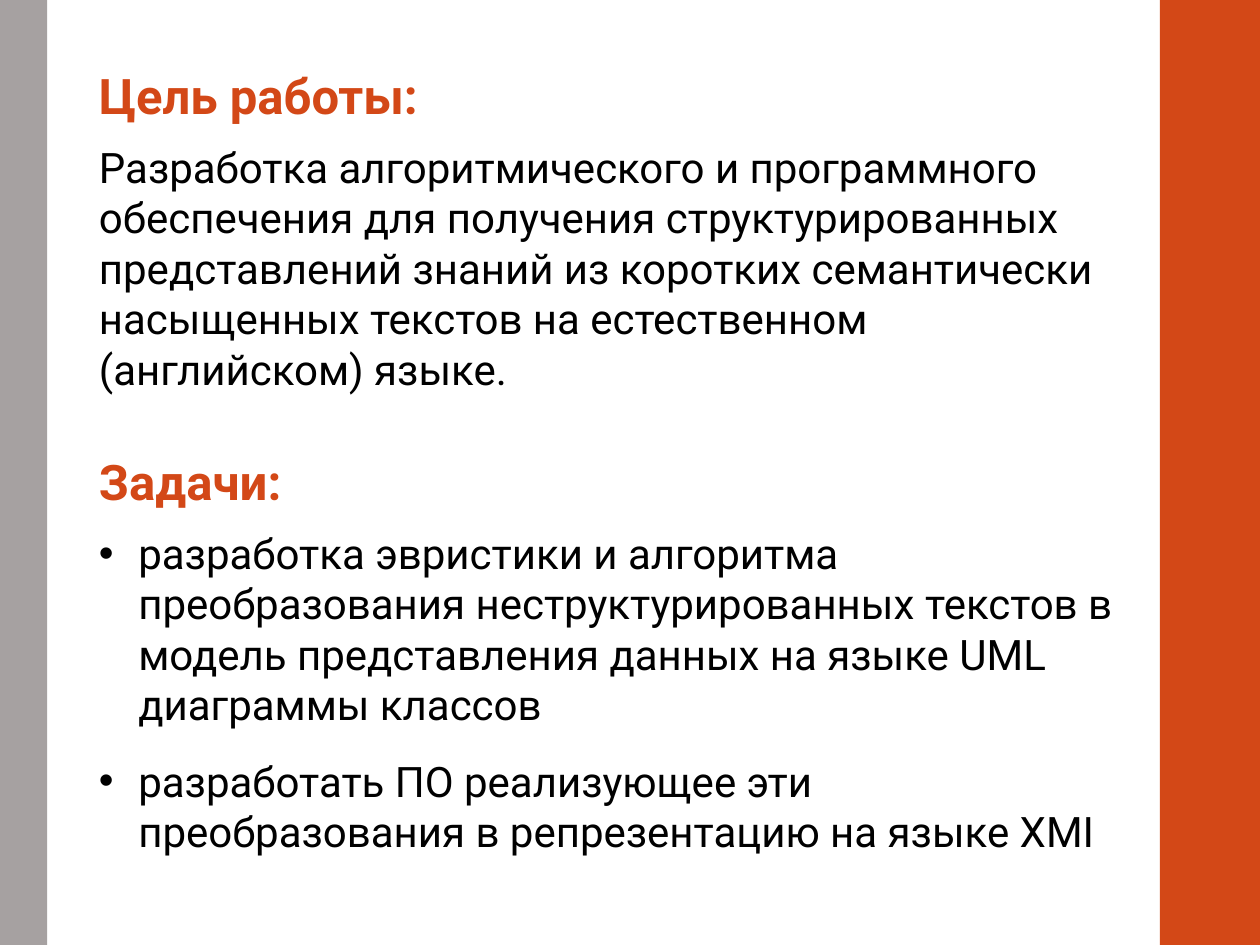
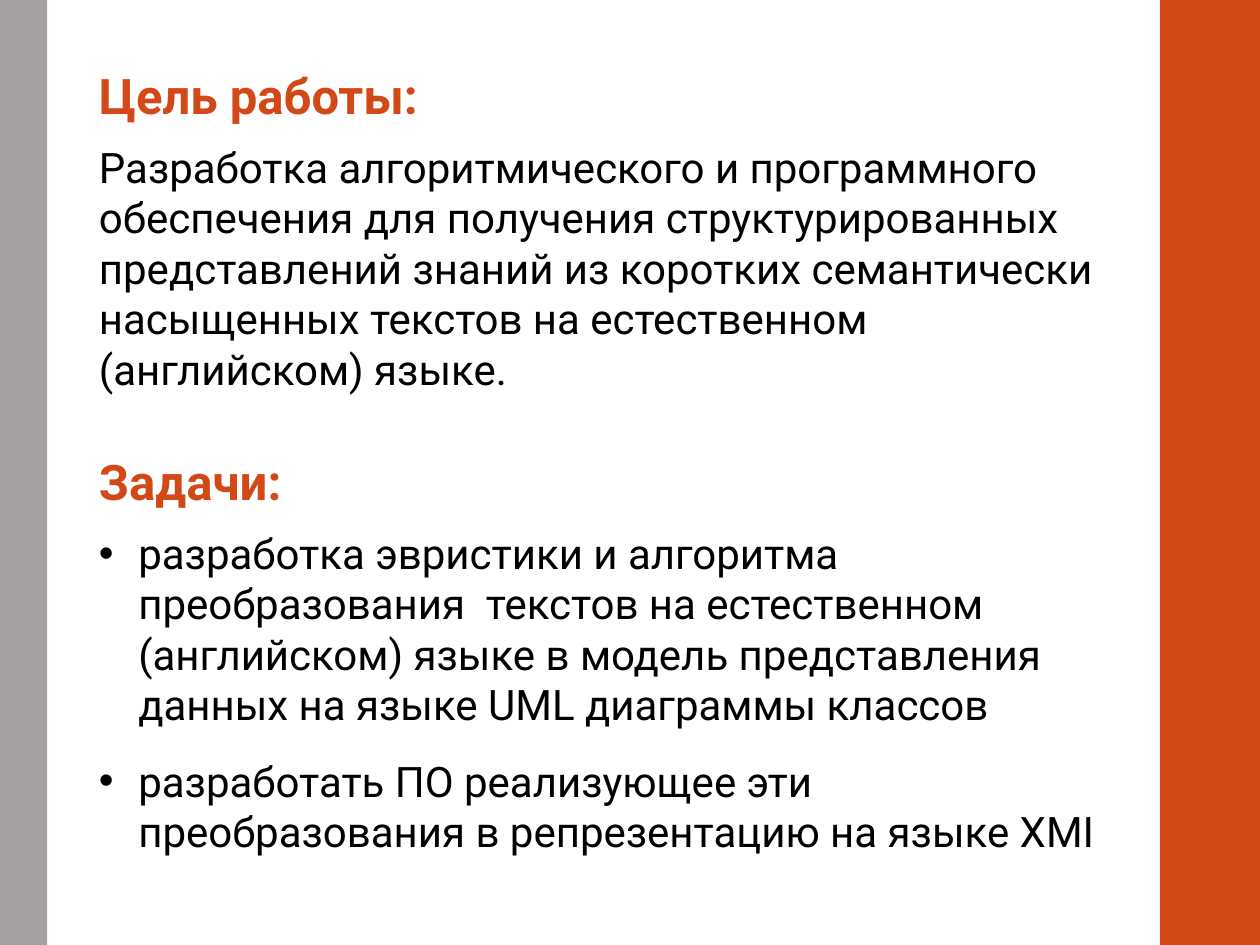
Before and after one commit to alexnodejs/onto-diploma, a slide deck: slide 2 of presentation/Moiseyenko_presentation_new.pptx. Drawn at 1260x945 pixels with LibreOffice and Linux fonts; fonts in the diff are those of the drawing. Boxes give left, top, right and bottom in pixels: in the first picture for what was removed or moved away, otherwise in the second. Text is boxed around its words. In the diff, an @@ line names an element or a change of style, - is before the commit and + after.

```diff
--- a/presentation/Moiseyenko_presentation_new.pptx
+++ b/presentation/Moiseyenko_presentation_new.pptx
@@ text at (x1=138, y1=537, x2=1041, y2=729): text changed @@
-• разработка эвристики и алгоритма преобразования неструктурированных текстов в модель представления данных на языке UML диаграммы классов
+• разработка эвристики и алгоритма преобразования текстов на естественном (английском) языке в модель представления данных на языке UML диаграммы классов
```
Also in this commit, not shown: 2 other slides changed, 5 other files.
